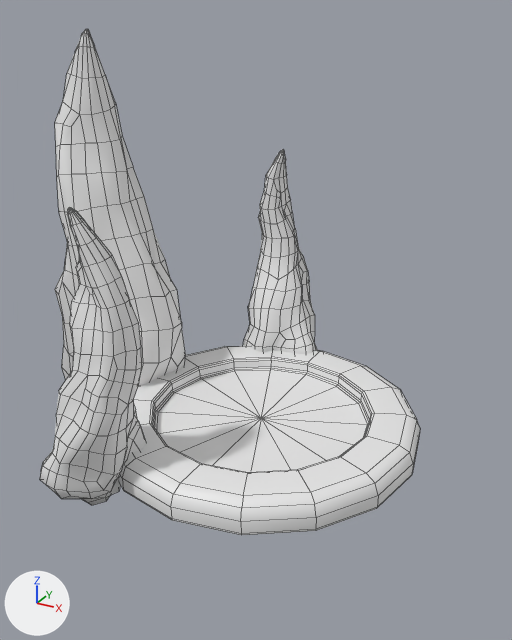
The FBX model LightProjectGame/Assets/FBX/Props/RechargeStation.fbx: old version first, new version second.
Rendered twice from a camera (50 mm lens) standing at (3.08, -5.71, 4.03) and looking at (-0.04, -0.04, 1.19). Lighting does not change. The marker at lower left points along +X, +Y and +Z. Mesh edges are drawn as thin lines. Where no turn or scale is listed for an object, it has been applied to the vertices.

In view in the first picture: 'RechargeStation'.
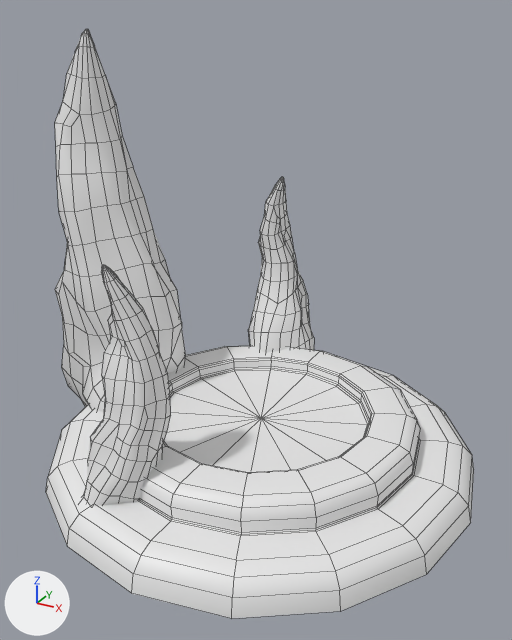
Boxes [x1, y1, x2, y2] around the edits, measured in the pictures (512 x 640 px; the box of a moved part takes in the faces that stretch with it):
'RechargeStation', reshaped (13% wider, 16% taller)
    before: [40, 29, 420, 535]
    after: [46, 29, 474, 618]
part 1 of me_rechargestation, moved or reshaped
    before: [243, 149, 317, 354]
    after: [248, 177, 314, 352]
part 2 of me_rechargestation, moved or reshaped
    before: [40, 207, 146, 505]
    after: [82, 265, 171, 506]
part 3 of me_rechargestation, built on
    before: [119, 432, 420, 535]
    after: [46, 367, 474, 618]

Edits to the bpy script that builds the scene:
```text
Change me_rechargestation:
    used by ob_rechargestation; location = (0.0, 0.0, 0.0)
    remove me_rechargestation.from_pydata(...)  # 1072 vertices, 1065 faces; spans x -2.73..1.66, y -2.04..2.05, z -0.75..3.84
    add me_rechargestation.from_pydata(...)  # 1152 vertices, 1145 faces; spans x -2.73..2.26, y -2.26..2.26, z -0.85..3.84
    me_rechargestation part 1: the loose piece of 299 vertices spanning x -1.08..-0.05, y 1.14..2.05, z -0.35..2.57 is moved by (0.0, 0.0, -0.31)
    me_rechargestation part 2: the loose piece of 299 vertices spanning x -1.36..-0.44, y -2.04..-1.06, z -0.35..2.57 is moved by (0.18, 0.13, -0.5)
    me_rechargestation part 3
    16 vertices are removed from x -1.65..1.65, y -1.65..1.65, z -0.11
    16 faces are deleted
    12 vertices in x -1.53..1.53, y -1.53..1.53, z -0.09 move by (0.0, 0.0, 0.01)
    4 vertices move from x -1.66..1.66, y -1.66..1.66, z -0.09 to x -1.65..1.65, y -1.65..1.65, z -0.08
    96 vertices are added at x -2.26..2.26, y -2.26..2.26, z -0.43..-0.1
    96 new faces join them, mat_platform (white #e7e7e7)
```
